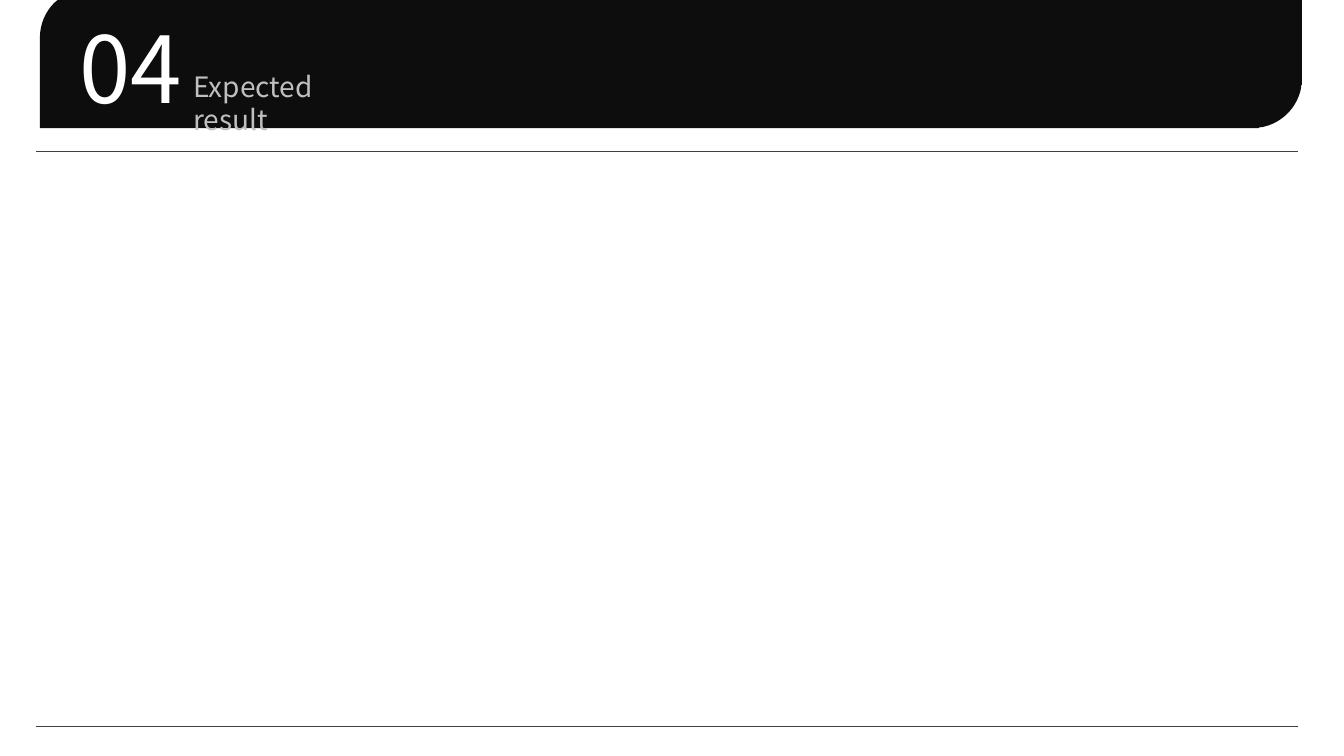
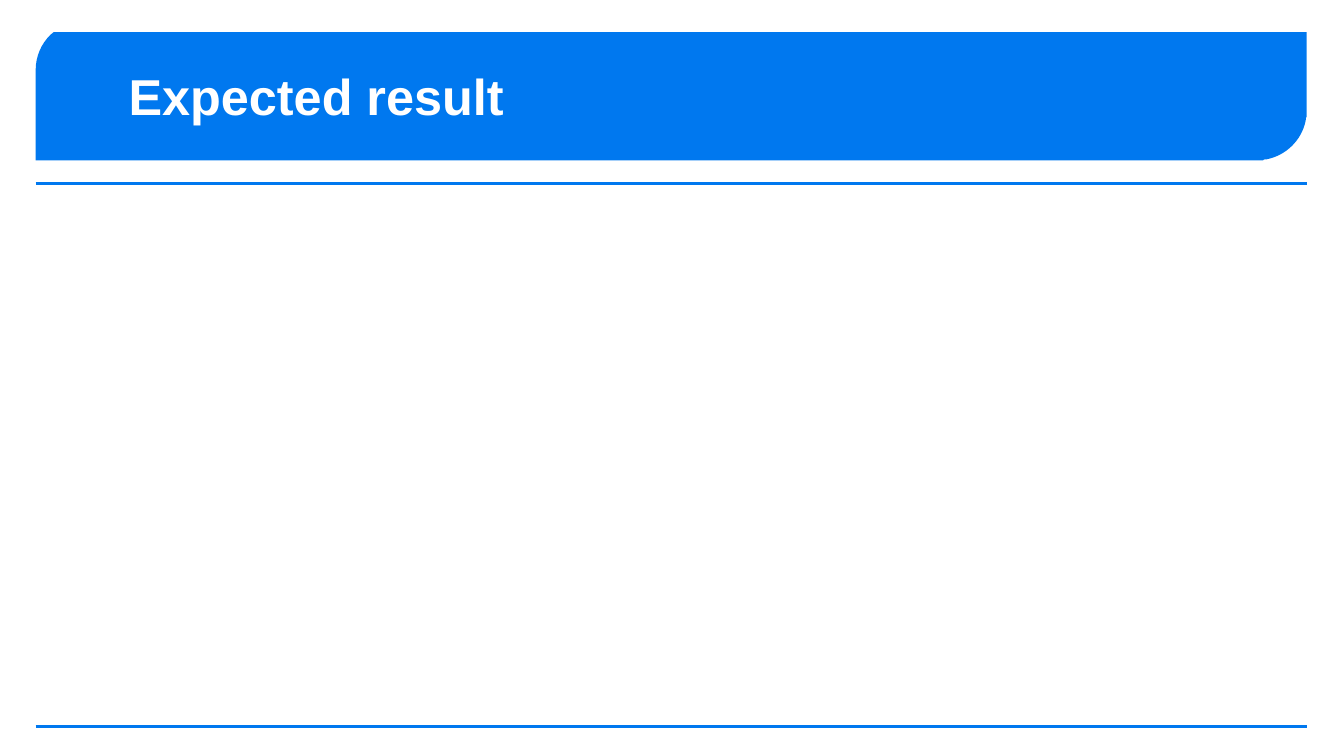
Before and after one commit to keenranger/korea_assignment, a slide deck: slide 5 of Introduction to Neural Networks/project/project_propasal_template.pptx. Drawn at 1344x756 pixels with LibreOffice and Linux fonts; fonts in the diff are those of the drawing. Boxes give left, top, right and bottom in pixels: in the first picture for what was removed or moved away, otherwise in the second. Text is boxed around its words. In the diff, an @@ line names an element or a change of style, - is before the commit and + after.

```diff
--- a/Introduction to Neural Networks/project/project_propasal_template.pptx
+++ b/Introduction to Neural Networks/project/project_propasal_template.pptx
@@ freeform shape: place and size @@
-freeform shape at (40, 0, 1303, 128)
+freeform shape at (35, 32, 1307, 160)
@@ freeform shape at (35, 32, 1307, 160): fill #0D0D0D to #0078EF @@
@@ text removed at (79, 34, 182, 105) @@
-04
@@ text "Expected result": place and size @@
-text "Expected result" at (193, 74, 313, 138)
+text "Expected result" at (129, 78, 503, 125)
@@ text "Expected result" at (129, 78, 503, 125): size 20 to 36 pt, font Noto Sans CJK KR to Arial, text colour #BFBFBF to #FFFFFF, bold on @@
@@ line moved from (35, 151) - (1299, 151) to (35, 184) - (1307, 184) @@
@@ line (35, 184) - (1307, 184): stroke #404040 0.5 pt to #0078EF 2.25 pt @@
@@ line moved from (35, 727) - (1299, 727) to (35, 727) - (1307, 727) @@
@@ line (35, 727) - (1307, 727): stroke #404040 0.5 pt to #0078EF 2.25 pt @@
```
Also in this commit, not shown: 1 other slide changed, 3 slides added, 3 slides removed.
